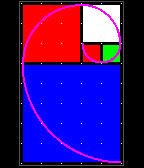
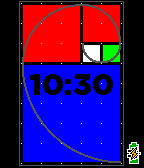
Revision of a layered 144 × 168 image; what changed, layer by layer:
added layer "Charging" in group "Vertical" over [129, 146, 139, 161]
added layer "Connected" in group "Vertical" over [127, 147, 141, 160]
added layer "Battery" in group "Vertical" over [129, 142, 139, 164]
added layer "10:30" in group "Vertical" over [30, 74, 113, 95]
painted on "Curve" over [22, 4, 121, 163]
painted on "Time (9:30)" over [82, 4, 121, 63]
added layer "10:30 #1" in group "Horizontal" over [54, 137, 94, 158]
painted on "Curve #1" over [22, 42, 121, 126]
renamed "Time (9:30) #1" to "Time (10:30) #1", painted on it over [22, 42, 121, 126]
